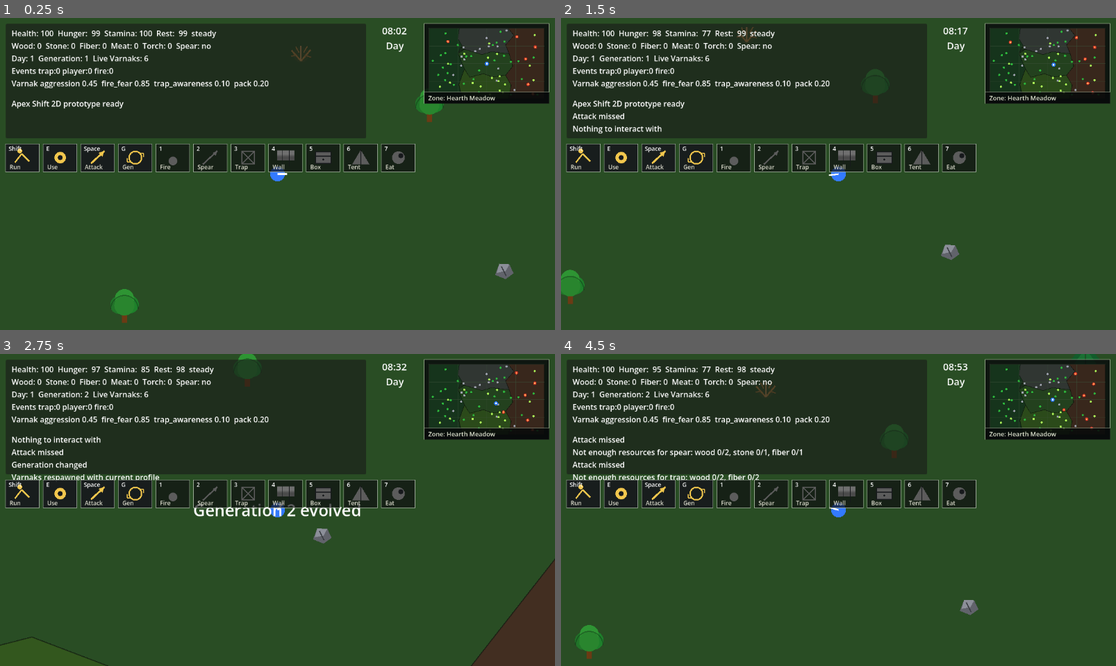
Above: before the commit, frames 1-4 (two rows, left to right).
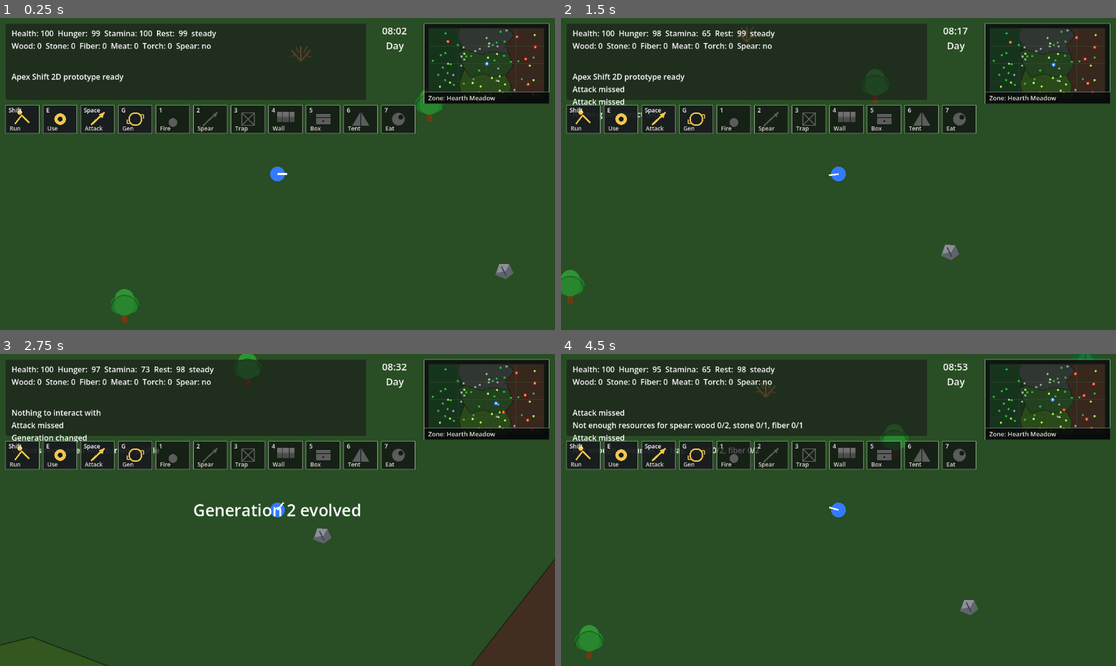
Above: after the commit, the same moments.

Repository: krisstoof/apex-shift-2d
Game: Godot game, scene res://scenes/main.tscn
Two runs of this game, one before a commit and one after it. Both use one fixed random seed, a clock stepped at 60 frames per second and the inputs below.
Inputs (mouse positions are in pixels of both pictures, inside the frame that each line leads up to):
- Up to frame 1 (0.25 s): no input
- Up to frame 2 (1.5 s): tap Enter at 0.5 s; move the mouse to (960, 158) at 0.52 s; hold D (move_right) 0.53-1.28 s; hold Shift 0.53-1.28 s; click (960, 158) at 0.67 s; tap Space at 0.77 s; move the mouse to (727, 189) at 1.27 s; hold S (move_down) from 1.28 s (still down); tap E at 1.35 s
- Up to frame 3 (2.75 s): tap Space at 1.52 s; move the mouse to (333, 441) at 2.02 s; release S (move_down) at 2.03 s; hold D (move_right) from 2.03 s (still down); tap G at 2.1 s
- Up to frame 4 (4.5 s): move the mouse to (810, 572) at 2.77 s; release D (move_right) at 2.78 s; hold W (move_up) 2.78-3.53 s; tap 1 at 2.85 s; click (810, 572) at 2.92 s; tap Space at 3.02, 3.77 s; move the mouse to (1005, 556) at 3.52 s; hold A (move_left) from 3.53 s (still down); tap 2 at 3.6 s; move the mouse to (672, 463) at 4.27 s; tap 3 at 4.35 s

The runs differ from the first frame. In frame 1, 12% of the frame differs, in the area x 0-75%, y 12-50%; in frame 2, 12%; in frame 3, 12%; in frame 4, 13%, in the area x 0-75%, y 4-50%.

Commit message:
ui/#39 Display core game state in debug panel

Diff:
--- a/scenes/ui/hud.tscn
+++ b/scenes/ui/hud.tscn
@@ -14,29 +14,29 @@
 offset_left = 12.0
 offset_top = 12.0
 offset_right = 760.0
-offset_bottom = 250.0
+offset_bottom = 170.0
 
 [node name="StatsLabel" type="Label" parent="Panel"]
 offset_left = 12.0
 offset_top = 8.0
 offset_right = 734.0
-offset_bottom = 118.0
+offset_bottom = 62.0
 theme_override_font_sizes/font_size = 16
 text = "Loading..."
 
 [node name="PromptLabel" type="Label" parent="Panel"]
 offset_left = 12.0
-offset_top = 124.0
+offset_top = 68.0
 offset_right = 734.0
-offset_bottom = 150.0
+offset_bottom = 94.0
 theme_override_font_sizes/font_size = 16
 text = ""
 
 [node name="MessageLabel" type="Label" parent="Panel"]
 offset_left = 12.0
-offset_top = 154.0
+offset_top = 98.0
 offset_right = 734.0
-offset_bottom = 236.0
+offset_bottom = 156.0
 theme_override_font_sizes/font_size = 16
 text = ""
 
@@ -57,9 +57,9 @@
 
 [node name="SkillIconBar" type="Control" parent="."]
 offset_left = 12.0
-offset_top = 262.0
+offset_top = 182.0
 offset_right = 872.0
-offset_bottom = 322.0
+offset_bottom = 242.0
 script = ExtResource("2")
 
 [node name="Minimap" type="Control" parent="."]
@@ -111,7 +111,7 @@
 offset_left = -332.0
 offset_top = 190.0
 offset_right = -12.0
-offset_bottom = 308.0
+offset_bottom = 412.0
 mouse_filter = 2
 script = ExtResource("6")
 
@@ -129,3 +129,11 @@
 offset_bottom = 36.0
 theme_override_font_sizes/font_size = 18
 text = "Debug"
+
+[node name="StateLabel" type="Label" parent="DebugPanel/Panel"]
+offset_left = 12.0
+offset_top = 42.0
+offset_right = 304.0
+offset_bottom = 210.0
+theme_override_font_sizes/font_size = 14
+text = "Waiting for game state..."
--- a/scripts/ui/debug_panel.gd
+++ b/scripts/ui/debug_panel.gd
@@ -5,6 +5,7 @@
 var day_night_system: Node
 
 @onready var title_label: Label = $Panel/TitleLabel
+@onready var state_label: Label = $Panel/StateLabel
 
 func _ready() -> void:
 	process_mode = Node.PROCESS_MODE_ALWAYS
@@ -18,9 +19,78 @@
 	day_night_system = p_day_night_system
 
 
+func _process(_delta: float) -> void:
+	if not visible:
+		return
+	state_label.text = _build_state_text()
+
+
 func toggle() -> void:
 	set_open(not visible)
 
 
 func set_open(open: bool) -> void:
 	visible = open
+	if visible:
+		state_label.text = _build_state_text()
+
+
+func _build_state_text() -> String:
+	if not player or not evolution_director or not day_night_system:
+		return "Waiting for game state..."
+	var profile: Dictionary = evolution_director.get_profile() if evolution_director.has_method("get_profile") else {}
+	var lines: Array[String] = []
+	lines.append("Day: %d  Phase: %s  Night: %.2f" % [_get_day(), _get_day_phase(), _get_night_amount()])
+	lines.append("Adaptation: generation %d  pressure %.2f" % [int(profile.get("generation", 1)), _get_adaptation_pressure(profile)])
+	lines.append("Health: %d  Hunger: %d  Stamina: %d  Rest: %d" % [int(player.stats.health), int(player.stats.hunger), int(player.stats.stamina), int(player.stats.rest)])
+	lines.append("Resources: wood %d  stone %d  fiber %d  meat %d" % [_get_item_count("wood"), _get_item_count("stone"), _get_item_count("fiber"), _get_item_count("meat")])
+	lines.append("Crafted: torch %d  spear %s  traps %d" % [_get_item_count("torch"), "yes" if player.has_spear else "no", get_tree().get_nodes_in_group("traps").size()])
+	lines.append("Campfire: %s" % _get_campfire_state())
+	lines.append("Torch: %s" % _get_torch_state())
+	lines.append("Animals: Varnaks %d" % get_tree().get_nodes_in_group("varnak").size())
+	return "\n".join(lines)
+
+
+func _get_day() -> int:
+	return day_night_system.get_day() if day_night_system.has_method("get_day") else 1
+
+
+func _get_day_phase() -> String:
+	if day_night_system.has_method("get_time_label"):
+		return day_night_system.get_time_label()
+	return "Night" if day_night_system.has_method("is_night") and day_night_system.is_night() else "Day"
+
+
+func _get_night_amount() -> float:
+	return float(day_night_system.get("night_amount")) if day_night_system.get("night_amount") != null else 0.0
+
+
+func _get_item_count(item_name: String) -> int:
+	return player.inventory.get_amount(item_name) if player and player.inventory else 0
+
+
+func _get_adaptation_pressure(profile: Dictionary) -> float:
+	var keys := ["aggression", "trap_awareness", "pack_coordination", "night_activity", "base_curiosity", "stalk_tendency"]
+	var total := 0.0
+	for key in keys:
+		total += float(profile.get(key, 0.0))
+	return total / float(keys.size())
+
+
+func _get_campfire_state() -> String:
+	var active_count := 0
+	var total_count := 0
+	for campfire in get_tree().get_nodes_in_group("campfires"):
+		if not is_instance_valid(campfire):
+			continue
+		total_count += 1
+		if bool(campfire.active):
+			active_count += 1
+	return "%d active / %d total" % [active_count, total_count]
+
+
+func _get_torch_state() -> String:
+	if not player.has_method("is_torch_active") or not player.is_torch_active():
+		return "inactive"
+	var remaining: float = player.get_torch_remaining_seconds() if player.has_method("get_torch_remaining_seconds") else 0.0
+	return "active %.1fs" % remaining
--- a/scripts/ui/hud.gd
+++ b/scripts/ui/hud.gd
@@ -52,17 +52,12 @@
 	if center_notification_time > 0.0:
 		center_notification_time = max(center_notification_time - delta, 0.0)
 		center_notification_label.visible = center_notification_time > 0.0
-	var profile: Dictionary = evolution_director.get_profile()
-	var live_varnaks := get_tree().get_nodes_in_group("varnak").size()
 	var clock_text: String = day_night_system.get_clock_time() if day_night_system.has_method("get_clock_time") else "--:--"
 	var time_label: String = day_night_system.get_time_label() if day_night_system.has_method("get_time_label") else ""
 	clock_label.text = "%s\n%s" % [clock_text, time_label]
 	stats_label.text = "\n".join([
 		"Health: %3d  Hunger: %3d  Stamina: %3d  Rest: %3d  %s" % [player.stats.health, player.stats.hunger, player.stats.stamina, player.stats.rest, player.stats.get_condition_text()],
-		"Wood: %d  Stone: %d  Fiber: %d  Meat: %d  Torch: %d  Spear: %s" % [player.inventory.get_amount("wood"), player.inventory.get_amount("stone"), player.inventory.get_amount("fiber"), player.inventory.get_amount("meat"), player.inventory.get_amount("torch"), "yes" if player.has_spear else "no"],
-		"Day: %d  Generation: %d  Live Varnaks: %d" % [day_night_system.get_day(), profile.get("generation", 1), live_varnaks],
-		"Events trap:%d player:%d fire:%d" % [evolution_director.trap_kills, evolution_director.player_kills, evolution_director.fire_scares],
-		"Varnak aggression %.2f  fire_fear %.2f  trap_awareness %.2f  pack %.2f" % [profile.get("aggression", 0.0), profile.get("fire_fear", 0.0), profile.get("trap_awareness", 0.0), profile.get("pack_coordination", 0.0)]
+		"Wood: %d  Stone: %d  Fiber: %d  Meat: %d  Torch: %d  Spear: %s" % [player.inventory.get_amount("wood"), player.inventory.get_amount("stone"), player.inventory.get_amount("fiber"), player.inventory.get_amount("meat"), player.inventory.get_amount("torch"), "yes" if player.has_spear else "no"]
 	])
 	prompt_label.text = player.get_interaction_prompt() if player.has_method("get_interaction_prompt") else ""
 	message_label.text = "\n".join(message_history)
